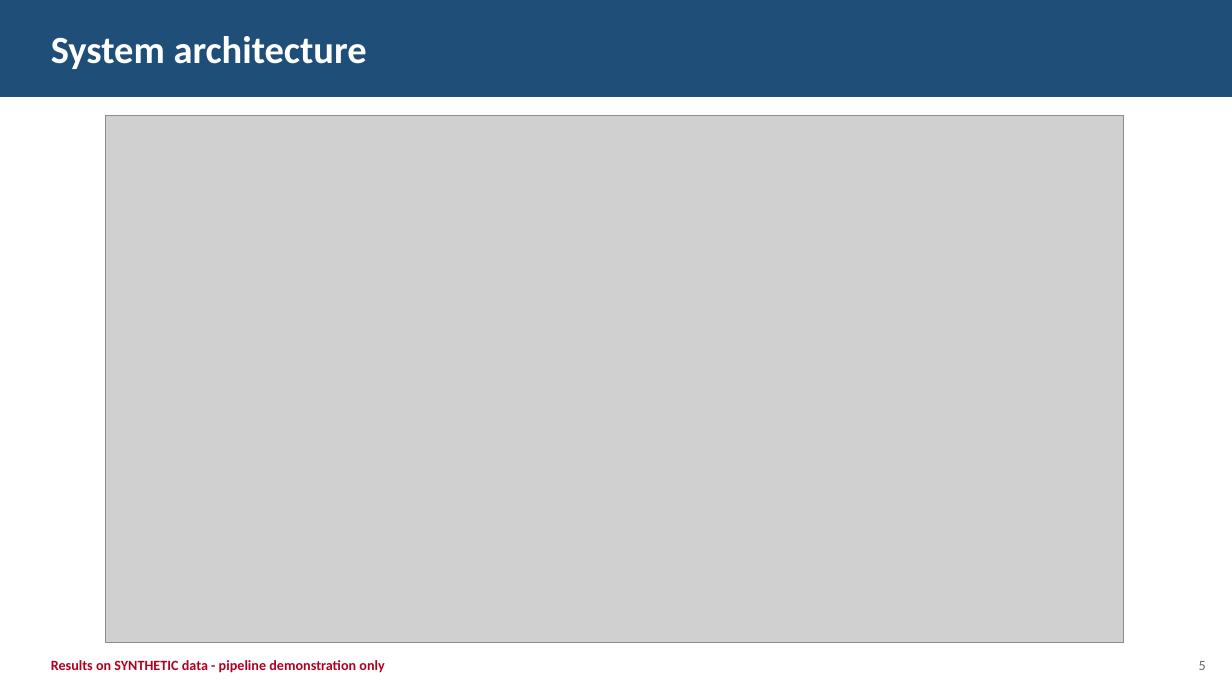
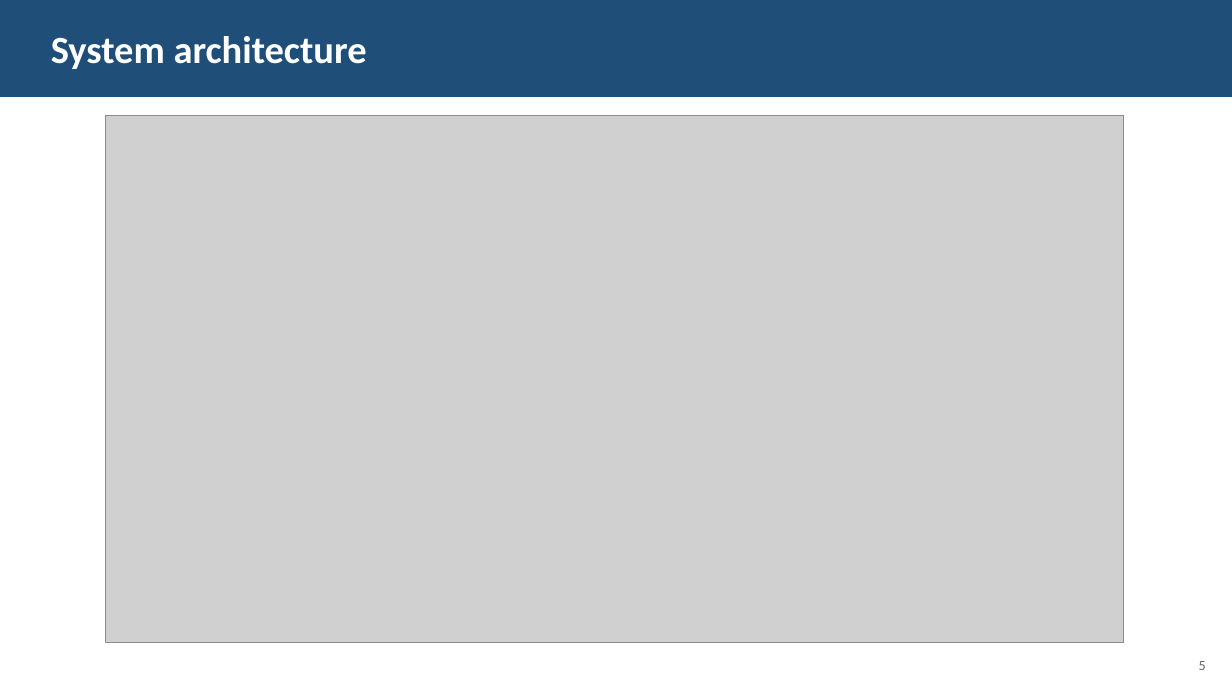
Before and after one commit to SubhankarMishra5/churn-guard-ai, a slide deck: slide 5 of reports/ChurnGuard_AI_Presentation.pptx. Drawn at 1232x693 pixels with LibreOffice and Linux fonts; fonts in the diff are those of the drawing; grey boxes stand for pictures. Boxes give left, top, right and bottom in pixels: in the first picture for what was removed or moved away, otherwise in the second. Text is boxed around its words. In the diff, an @@ line names an element or a change of style, - is before the commit and + after.

Commit message:
Results on real IBM Telco dataset

```diff
--- a/reports/ChurnGuard_AI_Presentation.pptx
+++ b/reports/ChurnGuard_AI_Presentation.pptx
@@ text removed at box(51, 660, 384, 673) @@
-Results on SYNTHETIC data - pipeline demonstration only
```
Also in this commit, not shown: 9 other slides changed, 21 other files.
